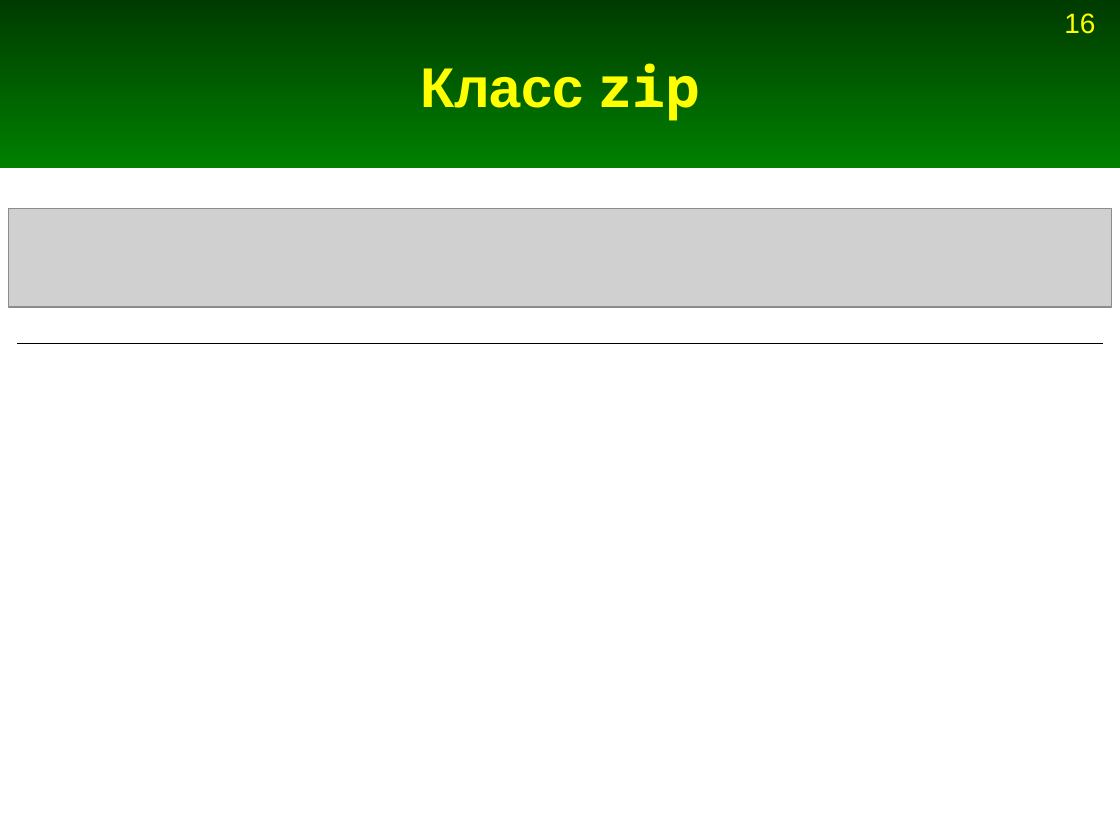
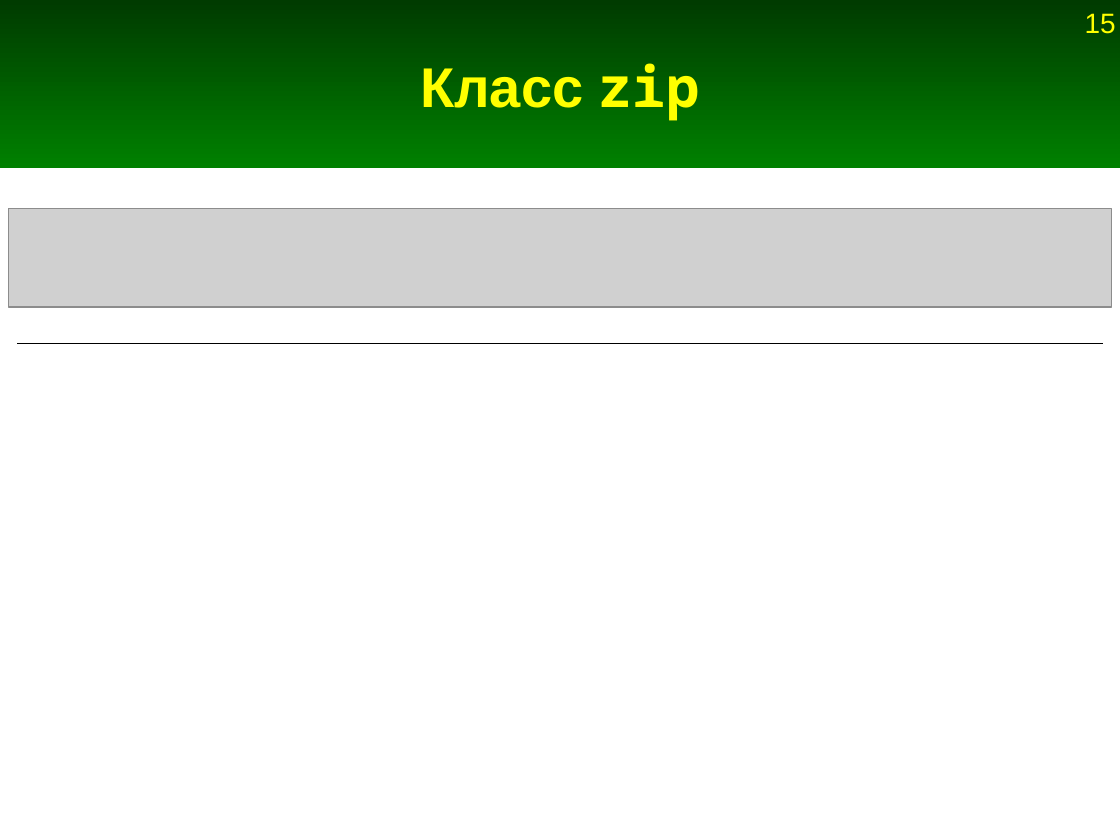
Before and after one commit to Jenyay/modelling, a slide deck: slide 15 of python language/presentations/05. Basic data structures. Tuples.odp (slide 16 before the commit). Drawn at 1120x840 pixels with LibreOffice and Linux fonts; fonts in the diff are those of the drawing; grey boxes stand for pictures. Boxes give left, top, right and bottom in pixels: in the first picture for what was removed or moved away, otherwise in the second. Text is boxed around its words. In the diff, an @@ line names an element or a change of style, - is before the commit and + after.

```diff
--- a/python language/presentations/05. Basic data structures. Tuples.odp
+++ b/python language/presentations/05. Basic data structures. Tuples.odp
@@ page number removed at bbox=[1064, 13, 1095, 34] @@
-16
@@ page number added at bbox=[1085, 13, 1116, 34], 18 pt, text #FFFF00 @@
+15
```
Also in this commit, not shown: 18 other slides changed, 1 slide removed, 5 other files.
